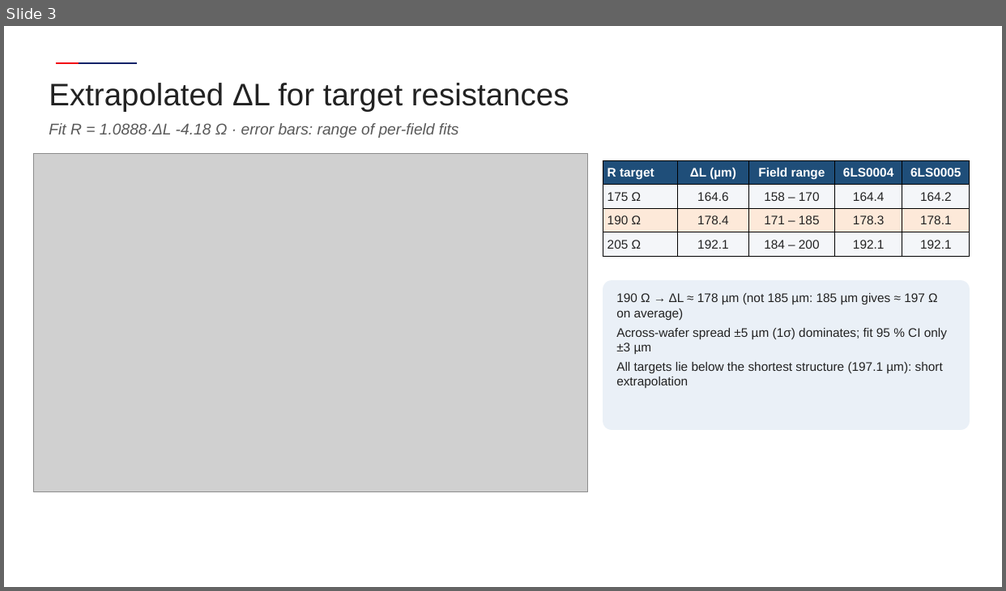
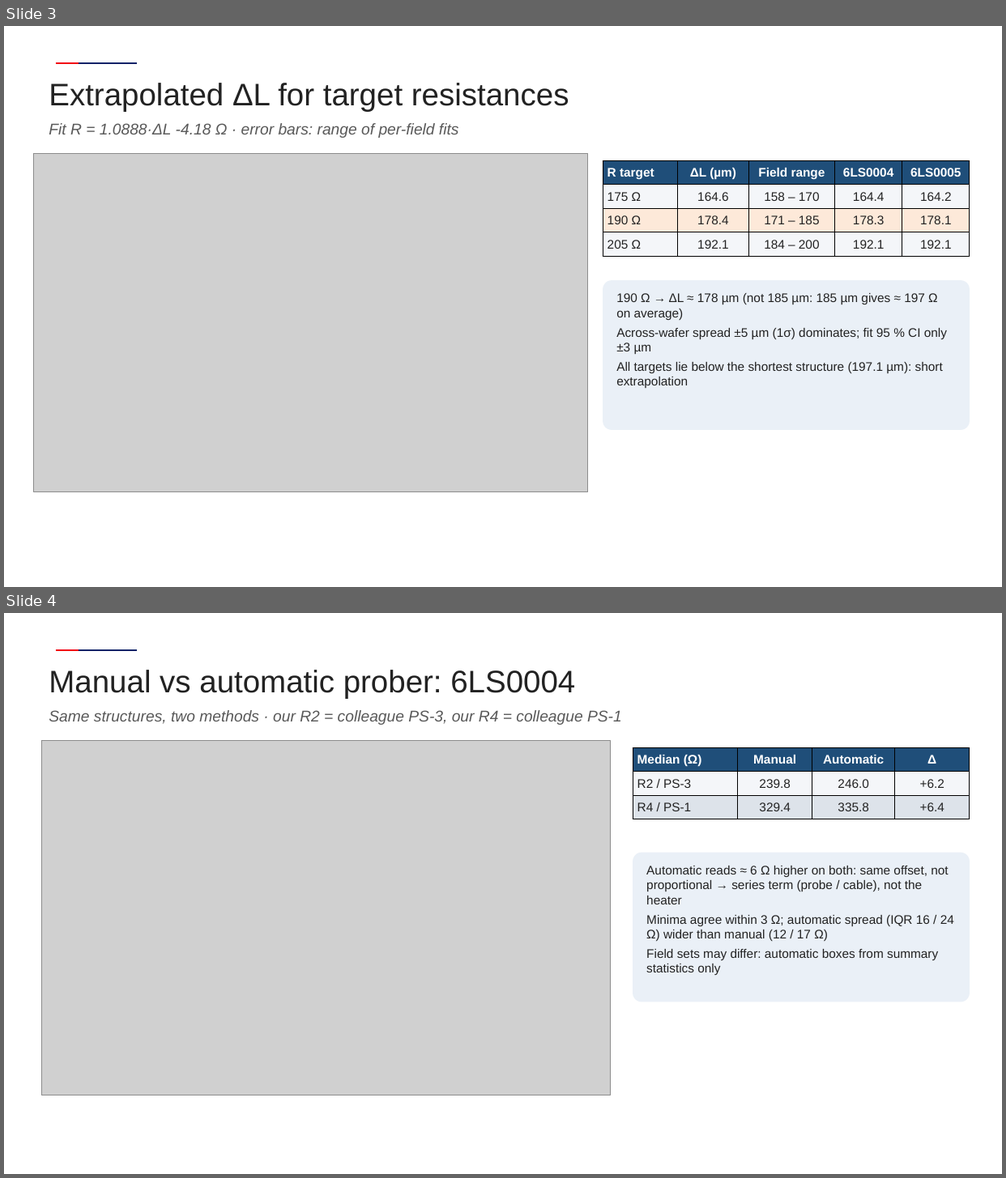
Before and after one commit to andreimuresian/claude, a slide deck: results/ps_meas/PS_resistance_AFR.pptx. Shown one above the other, each under a label of ours: slide 3 before the commit, slides 3 and 4 after it. The pictures are 1006x591 and 1006x1178 pixels, drawn with LibreOffice and Linux fonts; fonts in the diff are those of the drawing; grey boxes stand for pictures; background and template pictures are left out. Boxes give left, top, right and bottom in pixels: in the first picture for what was removed or moved away, otherwise in the second. Text is boxed around its words. In the diff, an @@ line names an element or a change of style, - is before the commit and + after.

```diff
--- a/results/ps_meas/PS_resistance_AFR.pptx
+++ b/results/ps_meas/PS_resistance_AFR.pptx
@@ slide 4 added at [4, 613, 1002, 1174], background #FFFFFF; not listed: 2 template elements that a slide beside it also shows @@
@@ text added at [49, 670, 575, 698], 30 pt, text #222222 @@
+Manual vs automatic prober: 6LS0004
@@ text added at [49, 710, 622, 725], 15 pt, text #595959, italic @@
+Same structures, two methods · our R2 = colleague PS-3, our R4 = colleague PS-1
@@ picture added at [41, 740, 611, 1096] @@
@@ table added at [633, 747, 970, 820], 3 rows, 4 columns @@
+Median (Ω) | Manual | Automatic | Δ
+R2 / PS-3 | 239.8 | 246.0 | +6.2
+R4 / PS-1 | 329.4 | 335.8 | +6.4
@@ rounded rectangle added at [633, 853, 970, 1003], fill #EAF0F7, 12 pt, text #222222 @@
+Automatic reads ≈ 6 Ω higher on both: same offset, not proportional → series term (probe / cable), not the heater
+Minima agree within 3 Ω; automatic spread (IQR 16 / 24 Ω) wider than manual (12 / 17 Ω)
+Field sets may differ: automatic boxes from summary statistics only
```
Also in this commit, not shown: 4 other files.
